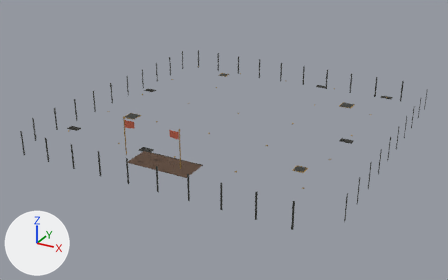
A saved change to the glTF model godot/assets/kit/town/opening_set.glb.
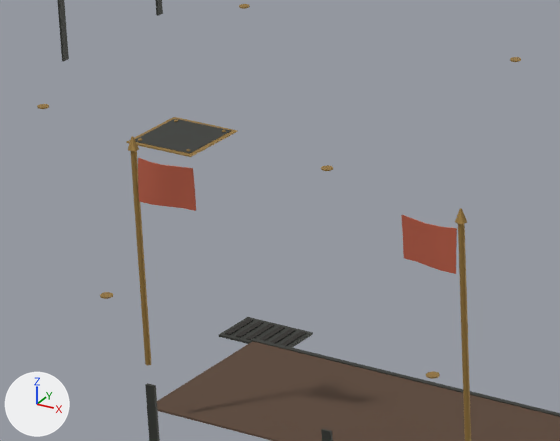
Each version is shown whole from a 50 mm camera at (36.5, -70.5, 30.8) aimed at (-0.7, -2.9, -3.0), then close up on the part from 23% to 44% of the width and 33% to 60% of the height. The axes (+X, +Y, +Z) are drawn at lower left. The lights are the same throughout. The last two pictures show the newer version. Vertices at exactly the same position are counted once.

Names of what the first close-up shows: 'opening_set'.
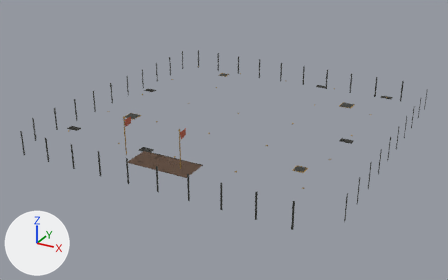
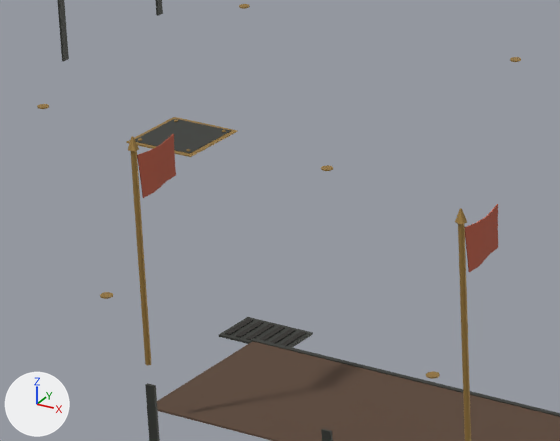
Where the change shows, as pixel boxes [x1, y1, x2, y2] in the close-ups (560 x 441 px):
part 1 of me_opening_set, added (red)
    after: [137, 134, 176, 198]
part 2 of me_opening_set, added (red)
    after: [465, 204, 498, 272]
part 3 of me_opening_set, deleted (red)
    before: [138, 158, 196, 211]
part 4 of me_opening_set, deleted (red)
    before: [401, 215, 457, 274]

The change in detail:
me_opening_set is used by ob_opening_set; location (0.0, 0.0, 0.0).
me_opening_set had 1436 vertices, 2320 faces and spanned x -21.1..21.1, y -21.1..21.1, z -2.0..5.8.
me_opening_set now has 1456 vertices, 2360 faces and spans x -21.1..21.1, y -21.1..21.1, z -2.0..5.8.
me_opening_set part 1: a new loose piece of 40 vertices spanning x -3.7..-3.5, y -20.2..-19.0, z 4.6..5.5, in mat_flat.
me_opening_set part 2: a new loose piece of 40 vertices spanning x 3.5..3.7, y -20.2..-19.0, z 4.6..5.5, in mat_flat.
me_opening_set part 3: the loose piece of 30 vertices spanning x -3.5..-2.3, y -20.4..-20.2, z 4.6..5.5 is deleted.
me_opening_set part 4: the loose piece of 30 vertices spanning x 2.3..3.5, y -20.4..-20.2, z 4.6..5.5 is deleted.
